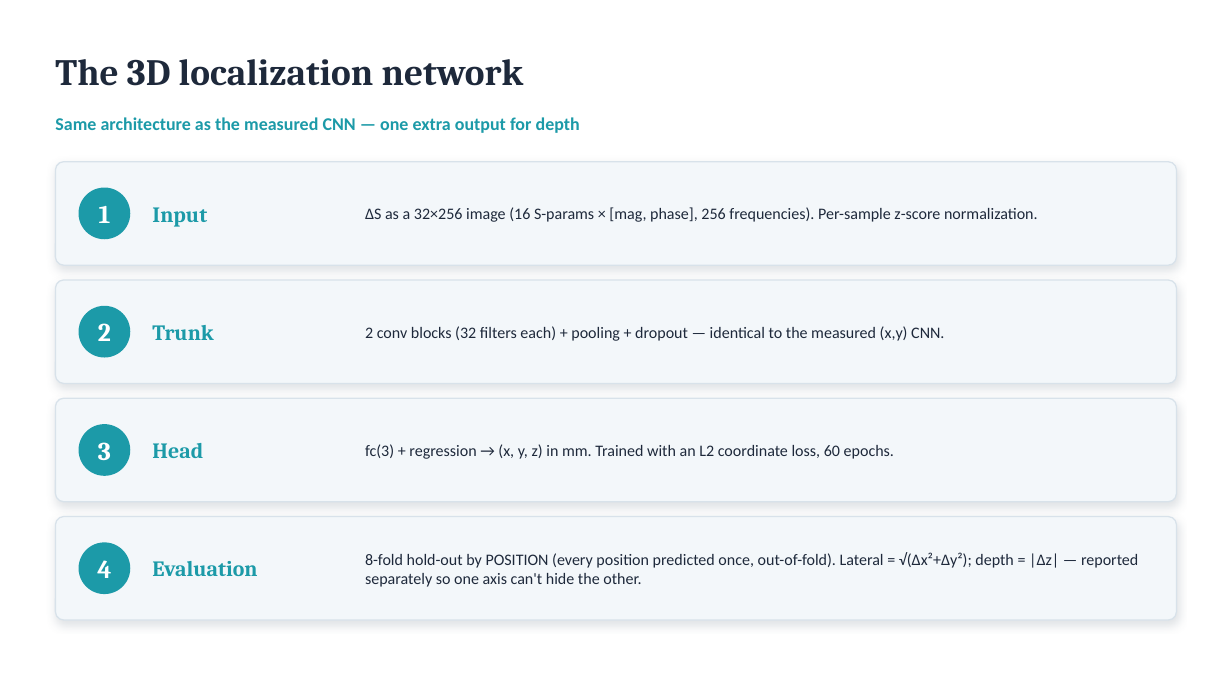
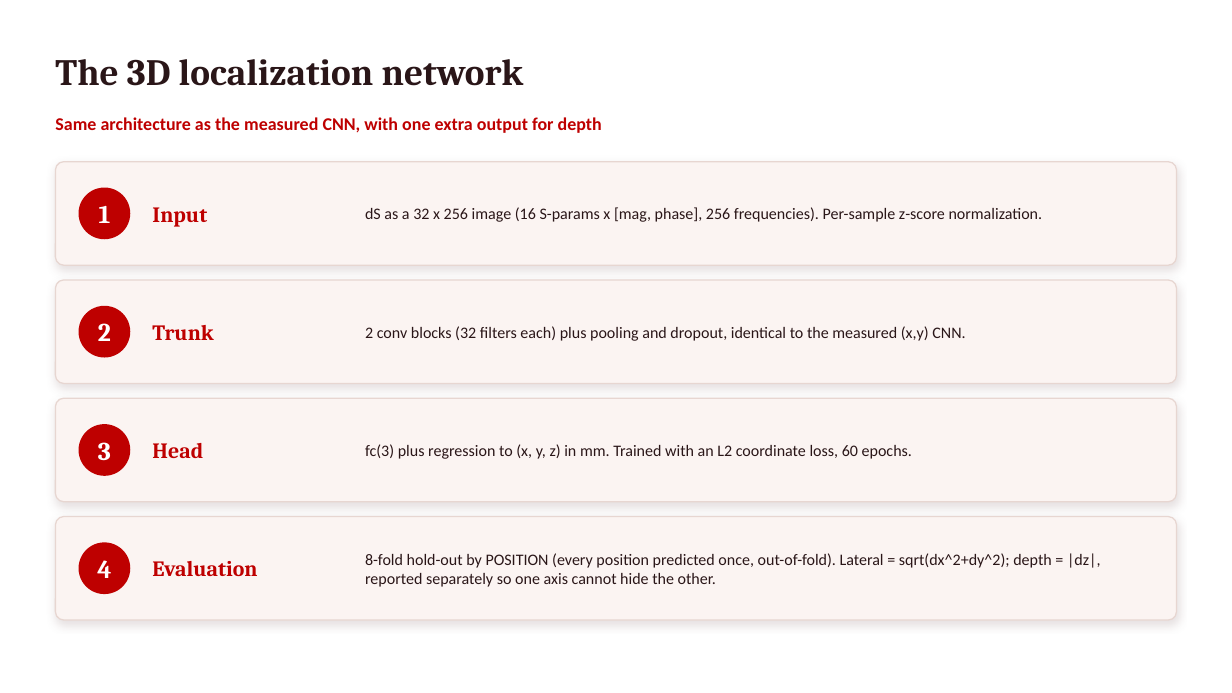
Before and after one commit to pmart1534/microwave-phantom-localization-cnn-mlp, a slide deck: slide 5 of regression_deck/Deck2_Simulated_Regression.pptx (slide 4 before the commit). Drawn at 1232x693 pixels with LibreOffice and Linux fonts; fonts in the diff are those of the drawing. Boxes give left, top, right and bottom in pixels: in the first picture for what was removed or moved away, otherwise in the second. Text is boxed around its words. In the diff, an @@ line names an element or a change of style, - is before the commit and + after.

```diff
--- a/regression_deck/Deck2_Simulated_Regression.pptx
+++ b/regression_deck/Deck2_Simulated_Regression.pptx
@@ text "The 3D localization network" at (55, 59, 524, 86): text colour #1E293B to #2A1618 @@
@@ text at (55, 117, 602, 133): text changed; text colour #1C9AA8 to #BE0000 @@
-Same architecture as the measured CNN — one extra output for depth
+Same architecture as the measured CNN, with one extra output for depth
@@ text at (365, 207, 1043, 222): text changed; text colour #1E293B to #2A1618 @@
-ΔS as a 32×256 image (16 S-params × [mag, phase], 256 frequencies). Per-sample z-score normalization.
+dS as a 32 x 256 image (16 S-params x [mag, phase], 256 frequencies). Per-sample z-score normalization.
@@ text at (365, 326, 965, 341): text changed; text colour #1E293B to #2A1618 @@
-2 conv blocks (32 filters each) + pooling + dropout — identical to the measured (x,y) CNN.
+2 conv blocks (32 filters each) plus pooling and dropout, identical to the measured (x,y) CNN.
@@ text at (365, 444, 912, 459): text changed; text colour #1E293B to #2A1618 @@
-fc(3) + regression → (x, y, z) in mm. Trained with an L2 coordinate loss, 60 epochs.
+fc(3) plus regression to (x, y, z) in mm. Trained with an L2 coordinate loss, 60 epochs.
@@ fill #F3F7FA to #FBF4F2; outline #D8E2EA 1 pt to #E7D6D1 1 pt; shadow changed in 4 elements at (55, 162, 1177, 265), (55, 280, 1177, 384), (55, 398, 1177, 502), (55, 517, 1177, 620) @@
@@ text colour #1C9AA8 to #BE0000 in 4 elements at (152, 207, 207, 227), (152, 325, 213, 340), (152, 443, 203, 458), (152, 561, 257, 576) @@
@@ fill #1C9AA8 to #BE0000 in 4 elements at (79, 188, 130, 239), (79, 306, 130, 358), (79, 424, 130, 476), (79, 543, 130, 594) @@
@@ text at (365, 553, 1101, 587): text changed; text colour #1E293B to #2A1618 @@
-8-fold hold-out by POSITION (every position predicted once, out-of-fold). Lateral = √(Δx²+Δy²); depth = |Δz| — reported separately so one axis can't hide the other.
+8-fold hold-out by POSITION (every position predicted once, out-of-fold). Lateral = sqrt(dx^2+dy^2); depth = |dz|, reported separately so one axis cannot hide the other.
```
Also in this commit, not shown: 8 other slides changed, 1 slide added, 14 other files.
